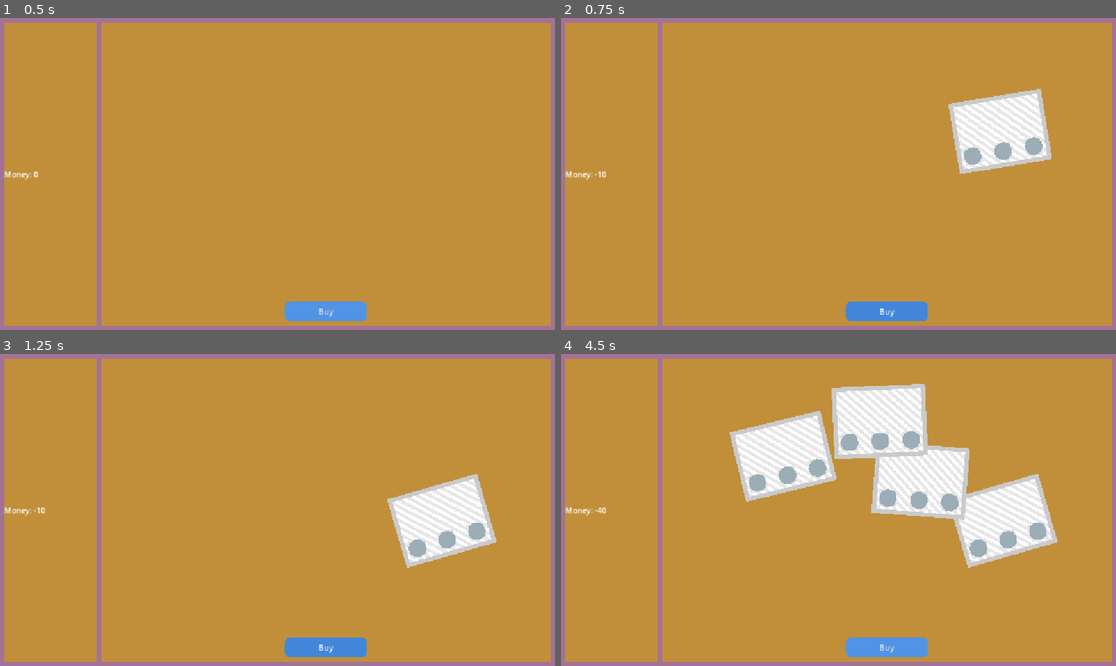
Above: before the commit, frames 1-4 (two rows, left to right).
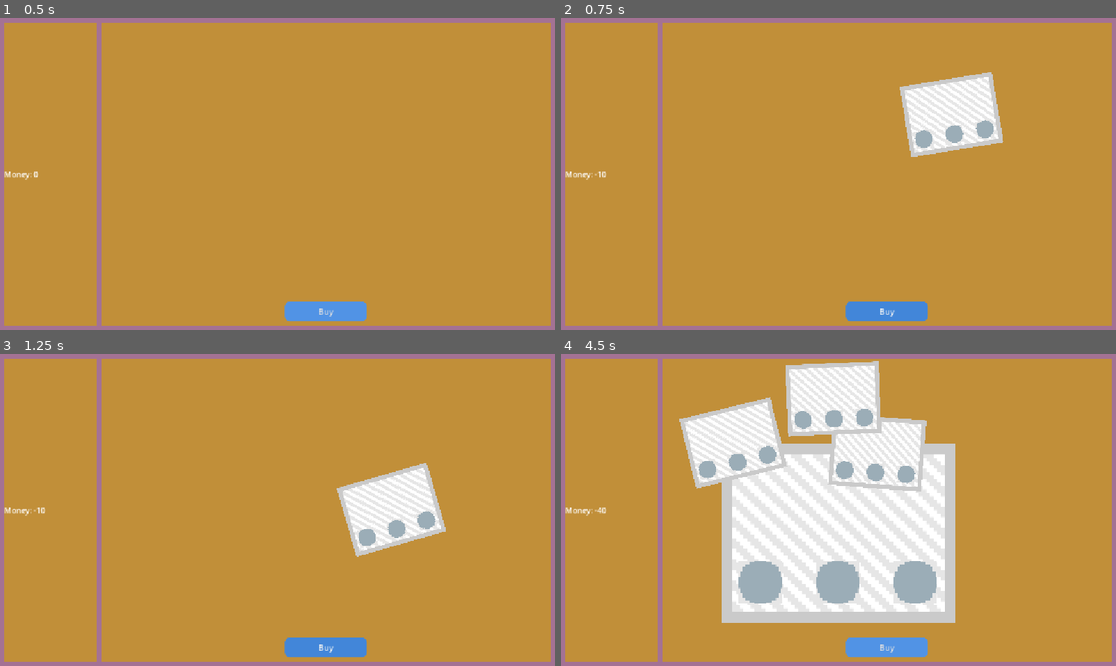
Above: after the commit, the same moments.

Repository: Drag-Sama/IdleGambling
Game: Godot game, scene res://Scene/main.tscn
Same seed, same stepped clock (60 frames per second), same inputs: the game is played once before the commit and once after it.
Inputs (mouse positions are in pixels of both pictures, inside the frame that each line leads up to):
- Up to frame 1 (0.5 s): no input
- Up to frame 2 (0.75 s): click "Buy" at 0.5 s
- Up to frame 3 (1.25 s): no input
- Up to frame 4 (4.5 s): click "Buy" at 1.25 s; click "Buy" at 2 s; move the mouse to (960, 494) at 2.77 s; click (960, 494) at 2.92 s; drag from (727, 525) to (810, 572) at 3.52 s; tap Enter at 4.25 s; move the mouse to (894, 441) at 4.27 s; click (894, 441) at 4.42 s

Frame 1 is identical in both runs. In frame 2, 6.0% of the frame differs, in the area x 61-89%, y 17-50%; in frame 3, 6.0%; in frame 4, 34%, in the area x 21-90%, y 2-87%.

Commit message:
can drag and drop WIP + can select

Diff:
--- a/Object/Ticket.tscn
+++ b/Object/Ticket.tscn
@@ -13,3 +13,5 @@
 offset_bottom = 719.0
 texture = ExtResource("1_m8yfi")
 flip_v = true
+
+[connection signal="gui_input" from="Background" to="." method="_on_background_gui_input"]
--- a/Scripts/Ticket/ScratchMain.gd
+++ b/Scripts/Ticket/ScratchMain.gd
@@ -7,10 +7,25 @@
 const INSTANCE_COUNT = 3
 const BACKGROUND_COLORS = [0x2ba2fb, 0x25e854, 0xe1ca32] #Pour faire des tickets de couleur random plus tard mais ça marche pas trop pour le moment
 
+var _is_selected: bool = false
+
+@export var hold_threshold: float = 0.2
+var _is_holding: bool = false
+var _is_dragging: bool = false
+var _drag_offset: Vector2 = Vector2.ZERO
+var _hold_timer: Timer
+
 func _ready():
 	Input.set_mouse_mode(Input.MOUSE_MODE_VISIBLE)
+	background.position = -background.size / 2
 	#Cette ligne change la couleur de manière random mais c'est bizarre, tu peux essayer stv
 	#background.self_modulate = Color.hex(BACKGROUND_COLORS.pick_random())
+
+	_hold_timer = Timer.new()
+	_hold_timer.wait_time = hold_threshold
+	_hold_timer.one_shot = true
+	_hold_timer.timeout.connect(_on_hold_timeout)
+	add_child(_hold_timer)
 
 	var space = CONTAINER_SIZE / (INSTANCE_COUNT - 1)
 	for i in range(INSTANCE_COUNT):
@@ -19,5 +34,49 @@
 func _spawn(pos: Vector2):
 	var scratchZone_instance = scratchZone.instantiate()
 	scratchZone_instance.position = pos
-	#scratchZone_instance.scale = Vector2(e_factor)
 	background.add_child(scratchZone_instance)
+
+
+func _on_background_gui_input(event: InputEvent) -> void:
+	if event is InputEventMouseButton:
+		if event.button_index == MOUSE_BUTTON_LEFT:
+			if event.pressed:
+				_is_holding = false
+				_is_dragging = false
+				_hold_timer.start()
+				# Décalage entre le clic et le centre de l'objet, pour éviter un "saut"
+				_drag_offset = global_position - get_global_mouse_position()
+				print("Bouton gauche pressé à ", event.position)
+			else:
+				if _hold_timer.time_left > 0 and not _is_dragging:
+					_hold_timer.stop()
+					print("Clic simple détecté")
+					_is_selected = true
+					_selected_animation()
+				else:
+					print("Fin du déplacement")
+				_is_holding = false
+				_is_dragging = false
+
+	elif event is InputEventMouseMotion:
+		if _is_dragging:
+			global_position = get_global_mouse_position() + _drag_offset
+
+func _on_hold_timeout() -> void:
+	if !_is_selected:
+		_is_holding = true
+		_is_dragging = true
+		print("Clic maintenu détecté (en cours...)")
+
+func _selected_animation() -> void:
+	var target_scale = 0.5
+	var target_position = get_viewport_rect().size / 2
+
+	var tween = create_tween()
+	tween.set_trans(Tween.TRANS_SINE)
+	tween.set_ease(Tween.EASE_OUT)
+	tween.set_parallel(true)
+
+	tween.tween_property(self, "global_position", target_position, 0.4)
+	tween.tween_property(self, "rotation", 0.0, 0.4)
+	tween.tween_property(self, "scale", Vector2(target_scale, target_scale), 0.4)
